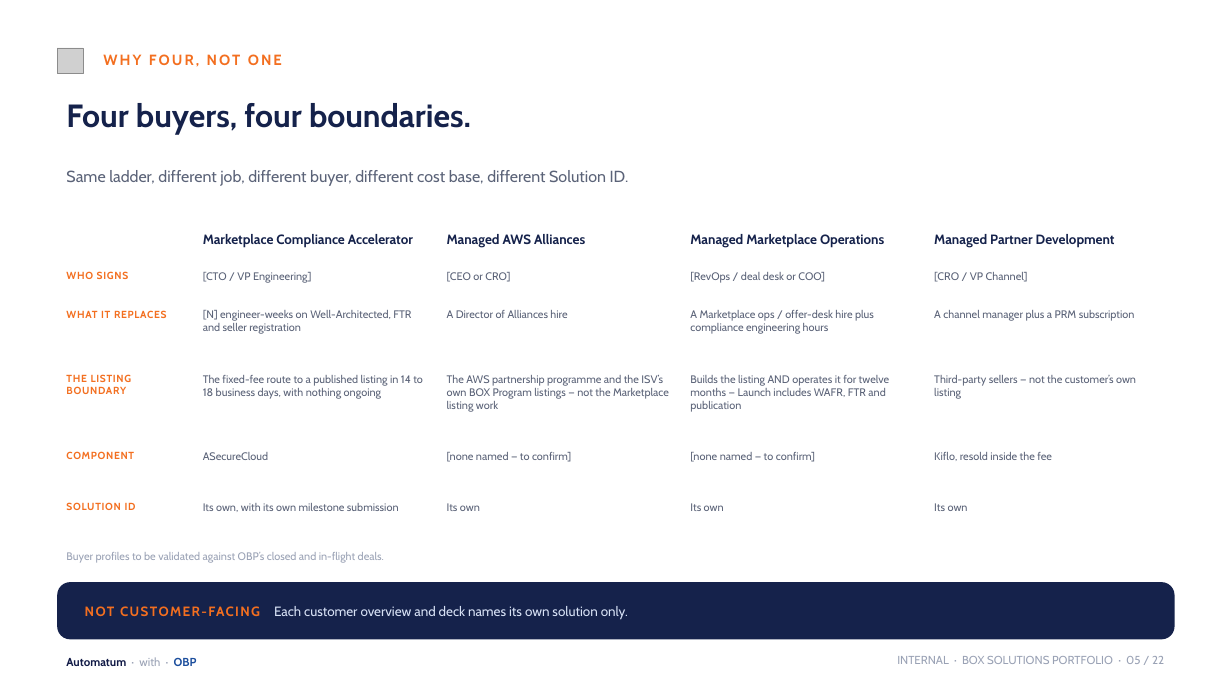
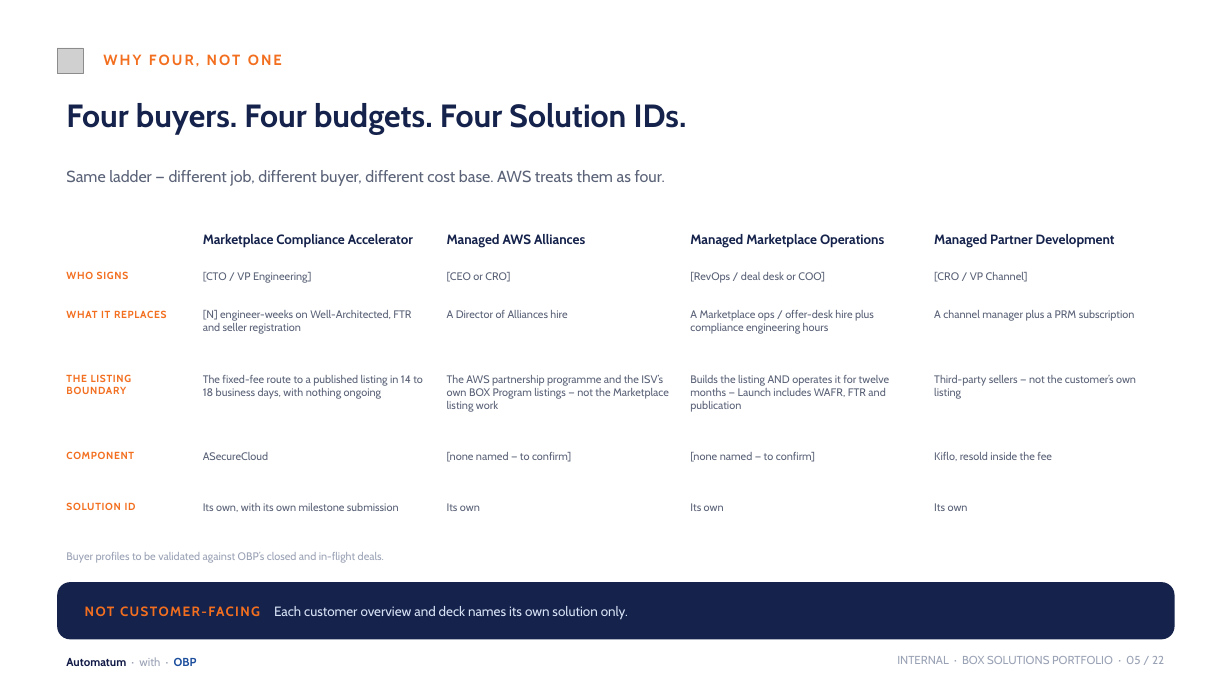
Before and after one commit to KianteEvans/barberbook, a slide deck: slide 5 of docs/deck/BOX_Solutions_Revised.pptx. Drawn at 1232x693 pixels with LibreOffice and Linux fonts; fonts in the diff are those of the drawing; grey boxes stand for pictures; background and template pictures are left out. Boxes give left, top, right and bottom in pixels: in the first picture for what was removed or moved away, otherwise in the second. Text is boxed around its words. In the diff, an @@ line names an element or a change of style, - is before the commit and + after.

```diff
--- a/docs/deck/BOX_Solutions_Revised.pptx
+++ b/docs/deck/BOX_Solutions_Revised.pptx
@@ text at box(66, 103, 687, 134): text changed @@
-Four buyers, four boundaries.
+Four buyers. Four budgets. Four Solution IDs.
@@ text at box(66, 170, 665, 186): text changed @@
-Same ladder, different job, different buyer, different cost base, different Solution ID.
+Same ladder — different job, different buyer, different cost base. AWS treats them as four.
```
Also in this commit, not shown: 8 other slides changed, 2 other files.
